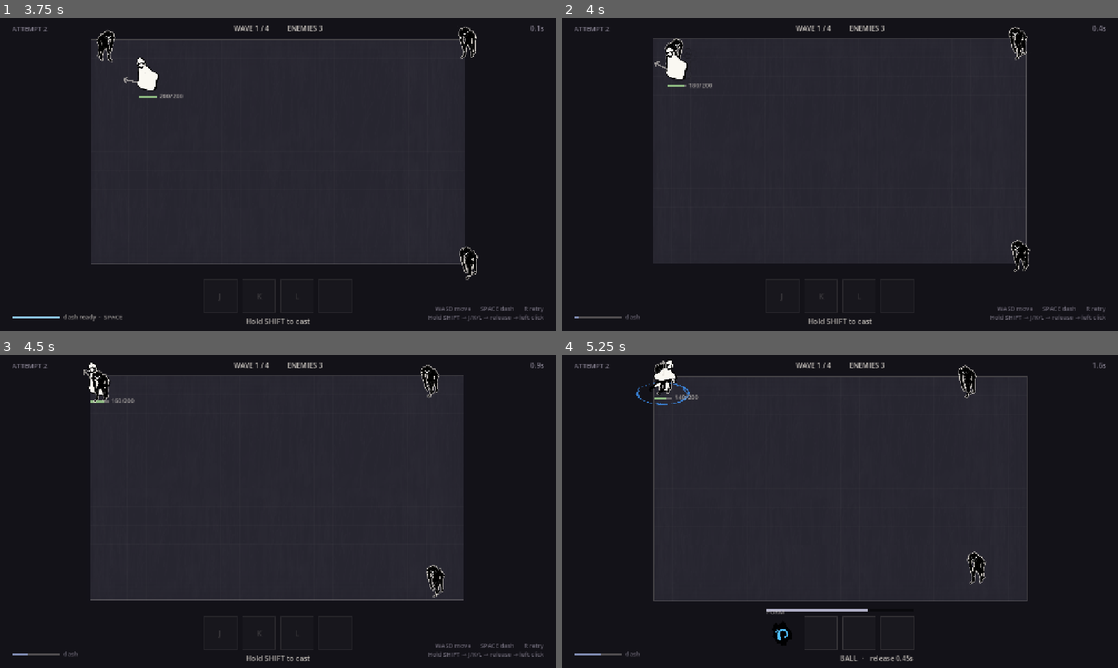
Above: before the commit, frames 1-4 (two rows, left to right).
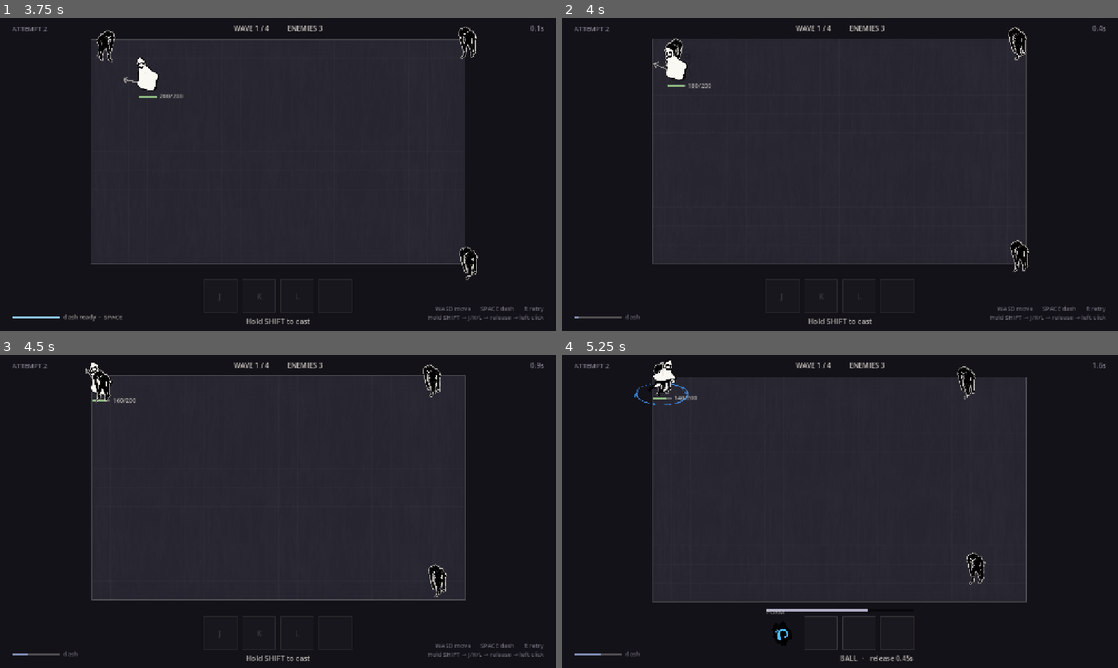
Above: after the commit, the same moments.

Repository: Ahingg/amalgaform
Game: Godot game, scene res://view/main.tscn
The game is run twice, just before and just after one commit, with the same random seed, the same clock (stepped at 60 frames per second) and the same inputs.
Inputs (mouse positions are in pixels of both pictures, inside the frame that each line leads up to):
- Up to frame 1 (3.75 s): tap Space at 0.5, 0.77, 1.52, 3.02 s; move the mouse to (400, 158) at 0.52 s; hold D 0.53-1.28 s; tap Shift at 0.6 s; click (400, 158) at 0.67 s; move the mouse to (166, 190) at 1.27 s; hold S 1.28-2.03 s; tap Enter at 1.35 s; move the mouse to (333, 105) at 2.02 s; hold D 2.03-2.78 s; tap Keypad Enter at 2.1 s; move the mouse to (250, 237) at 2.77 s; hold W 2.78-3.53 s; tap P at 2.85 s; click (250, 237) at 2.92 s; move the mouse to (444, 221) at 3.52 s; hold A from 3.53 s (still down); tap R at 3.6 s
- Up to frame 2 (4 s): keep holding A; tap Space at 3.77 s
- Up to frame 3 (4.5 s): keep holding A; move the mouse to (111, 464) at 4.27 s; tap J at 4.35 s
- Up to frame 4 (5.25 s): tap Space at 4.52 s; move the mouse to (867, 511) at 5.02 s; release A at 5.03 s; hold S from 5.03 s (still down); tap K at 5.1 s; click (867, 511) at 5.17 s

Frame 1 is identical in both runs. In frame 2, 0.8% of the frame differs, in the area x 16-85%, y 2-82%; in frame 3, 1.0%; in frame 4, 1.8%, in the area x 13-84%, y 1-80%.

Commit message:
Extract gameplay view into its own scene

Diff:
--- /dev/null
+++ b/challenge-6/view/gameplay.tscn
@@ -0,0 +1,26 @@
+[gd_scene format=3]
+
+[ext_resource type="Script" uid="uid://cpro1ho18c7fj" path="res://view/renderer.gd" id="1_renderer"]
+[ext_resource type="Script" uid="uid://cee8bk3csh6r6" path="res://view/player_input.gd" id="2_player_input"]
+[ext_resource type="Script" uid="uid://dlbtwqqplmagi" path="res://view/cast_ui.gd" id="3_cast_ui"]
+[ext_resource type="Script" uid="uid://cipeao5ffjm3r" path="res://view/round_ui.gd" id="4_round_ui"]
+[ext_resource type="Script" uid="uid://1jbxijo4vh77" path="res://view/onboarding.gd" id="5_onboarding"]
+[ext_resource type="Script" uid="uid://c8r6vsb3fc7kq" path="res://view/demo_input.gd" id="6_demo_input"]
+
+[node name="GameplayView" type="Node2D"]
+script = ExtResource("1_renderer")
+
+[node name="PlayerInput" type="Node" parent="."]
+script = ExtResource("2_player_input")
+
+[node name="CastUI" type="Node2D" parent="."]
+script = ExtResource("3_cast_ui")
+
+[node name="RoundUI" type="Node2D" parent="."]
+script = ExtResource("4_round_ui")
+
+[node name="Onboarding" type="Node2D" parent="."]
+script = ExtResource("5_onboarding")
+
+[node name="DemoInput" type="Node" parent="."]
+script = ExtResource("6_demo_input")
--- a/challenge-6/view/main.tscn
+++ b/challenge-6/view/main.tscn
@@ -1,39 +1,18 @@
 [gd_scene format=3 uid="uid://dlr0ilb6dfex6"]
 
 [ext_resource type="Script" uid="uid://dl2shmvao4dep" path="res://view/main.gd" id="1_hax36"]
-[ext_resource type="Script" uid="uid://cpro1ho18c7fj" path="res://view/renderer.gd" id="2_renderer"]
+[ext_resource type="PackedScene" path="res://view/gameplay.tscn" id="2_gameplay"]
 [ext_resource type="Script" uid="uid://dbyrx38wp5n1y" path="res://view/sfx.gd" id="3_sfx"]
-[ext_resource type="Script" uid="uid://cee8bk3csh6r6" path="res://view/player_input.gd" id="4_player_input"]
-[ext_resource type="Script" uid="uid://dlbtwqqplmagi" path="res://view/cast_ui.gd" id="5_cast_ui"]
-[ext_resource type="Script" uid="uid://cipeao5ffjm3r" path="res://view/round_ui.gd" id="6_round_ui"]
-[ext_resource type="Script" uid="uid://1jbxijo4vh77" path="res://view/onboarding.gd" id="7_onboarding"]
 [ext_resource type="PackedScene" path="res://view/menu_ui.tscn" id="8_menu_ui"]
-[ext_resource type="Script" uid="uid://c8r6vsb3fc7kq" path="res://view/demo_input.gd" id="9_demo_input"]
 
 [node name="Main" type="Node" unique_id=1006759249]
 script = ExtResource("1_hax36")
 
-[node name="WorldRenderer" type="Node2D" parent="."]
-script = ExtResource("2_renderer")
-
-[node name="PlayerInput" type="Node" parent="WorldRenderer"]
-script = ExtResource("4_player_input")
-
-[node name="CastUI" type="Node2D" parent="WorldRenderer"]
-script = ExtResource("5_cast_ui")
-
-[node name="RoundUI" type="Node2D" parent="WorldRenderer"]
-script = ExtResource("6_round_ui")
-
-[node name="Onboarding" type="Node2D" parent="WorldRenderer"]
-script = ExtResource("7_onboarding")
+[node name="GameplayView" parent="." instance=ExtResource("2_gameplay")]
 
 [node name="MenuLayer" type="CanvasLayer" parent="."]
 
 [node name="MenuUI" parent="MenuLayer" instance=ExtResource("8_menu_ui")]
 
-[node name="DemoInput" type="Node" parent="WorldRenderer"]
-script = ExtResource("9_demo_input")
-
 [node name="Sfx" type="Node" parent="."]
 script = ExtResource("3_sfx")
